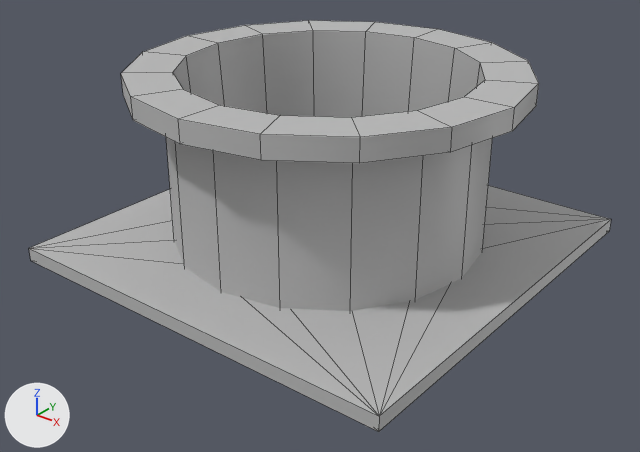
Before and after pictures for a commit that changed the FBX model UVMapped/FloorPipe.fbx.
Camera for both pictures: a 50 mm camera at (2.53, -3.03, 1.48) aimed at (0.77, -0.83, 0.12). Every picture has the same lights, and +X, +Y and +Z are marked at lower left. Mesh edges are drawn as thin lines. Where no turn or scale is listed for an object, it has been applied to the vertices.

The first picture shows 'Pipe_Floor_150x150'.
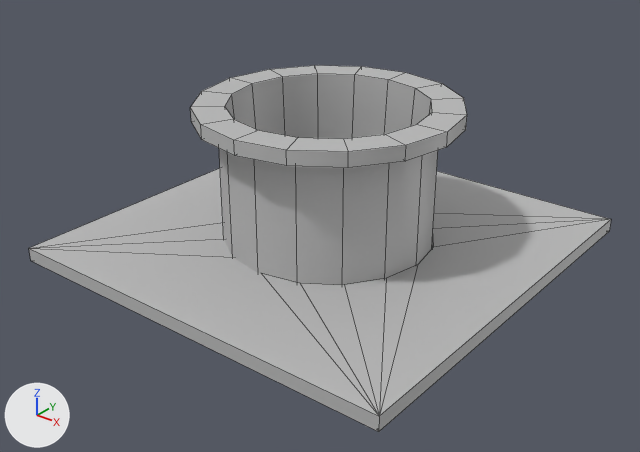
Pixel boxes [x1, y1, x2, y2] of what changed, in the pictures (640 x 452 px; the box of a moved part takes in the faces that stretch with it):
'Pipe_Floor_150x150', reshaped (11% shorter)
    before: [29, 20, 611, 432]
    after: [29, 65, 611, 432]
part 1 of me_mesh, moved or reshaped
    before: [121, 20, 539, 311]
    after: [190, 65, 467, 285]
part 2 of me_mesh, moved or reshaped
    before: [30, 185, 611, 416]
    after: [30, 168, 611, 416]

What the commit changed:
me_mesh has 136 vertices, 132 faces and spans x 0.0..1.5, y -1.5..0.0, z -0.12..0.66.
me_mesh is used by ob_pipe_floor_150x150; location (0.0, 0.0, 0.0).
me_mesh part 1: the loose piece of 96 vertices spanning x 0.06..1.42, y -1.43..-0.06, z -0.12..0.66 is scaled about its middle by 0.683.
me_mesh part 2: all 32 vertices in x 0.23..1.27, y -1.26..-0.22, z 0.0..0.05 are scaled about their middle by 0.724.
